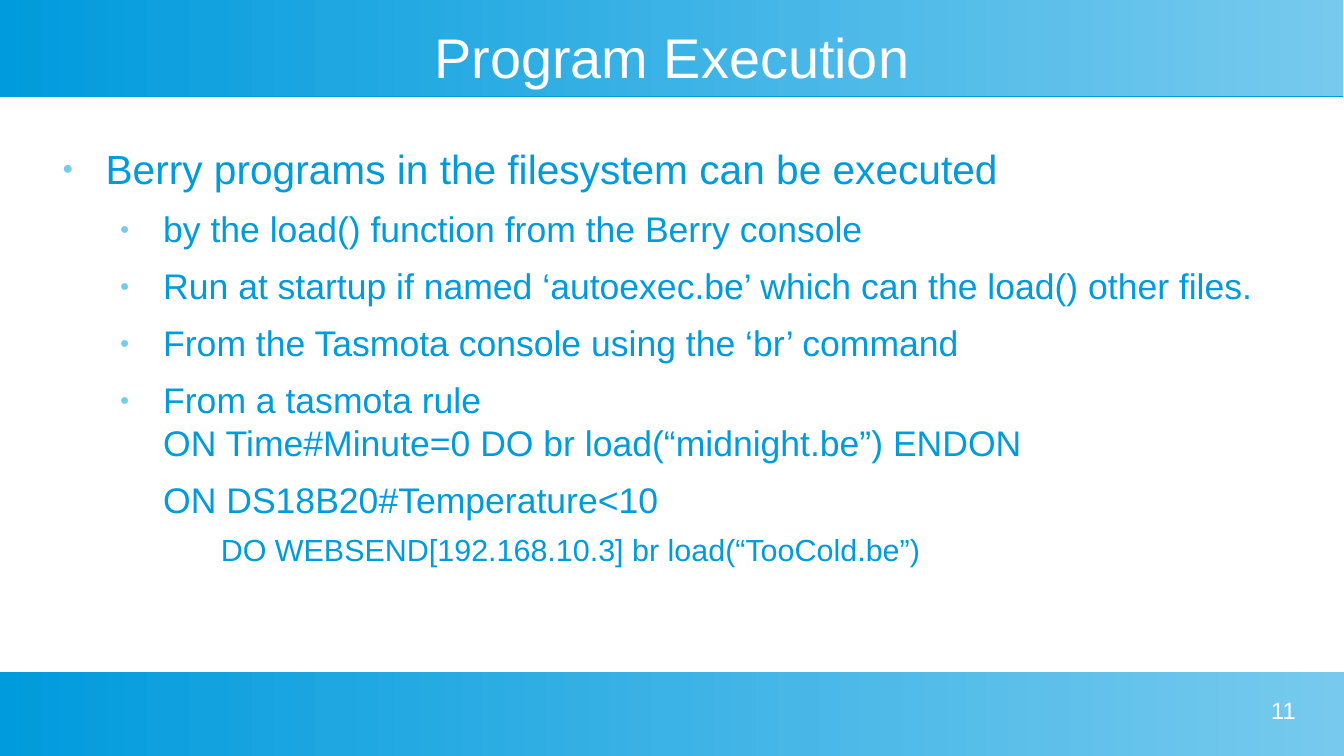
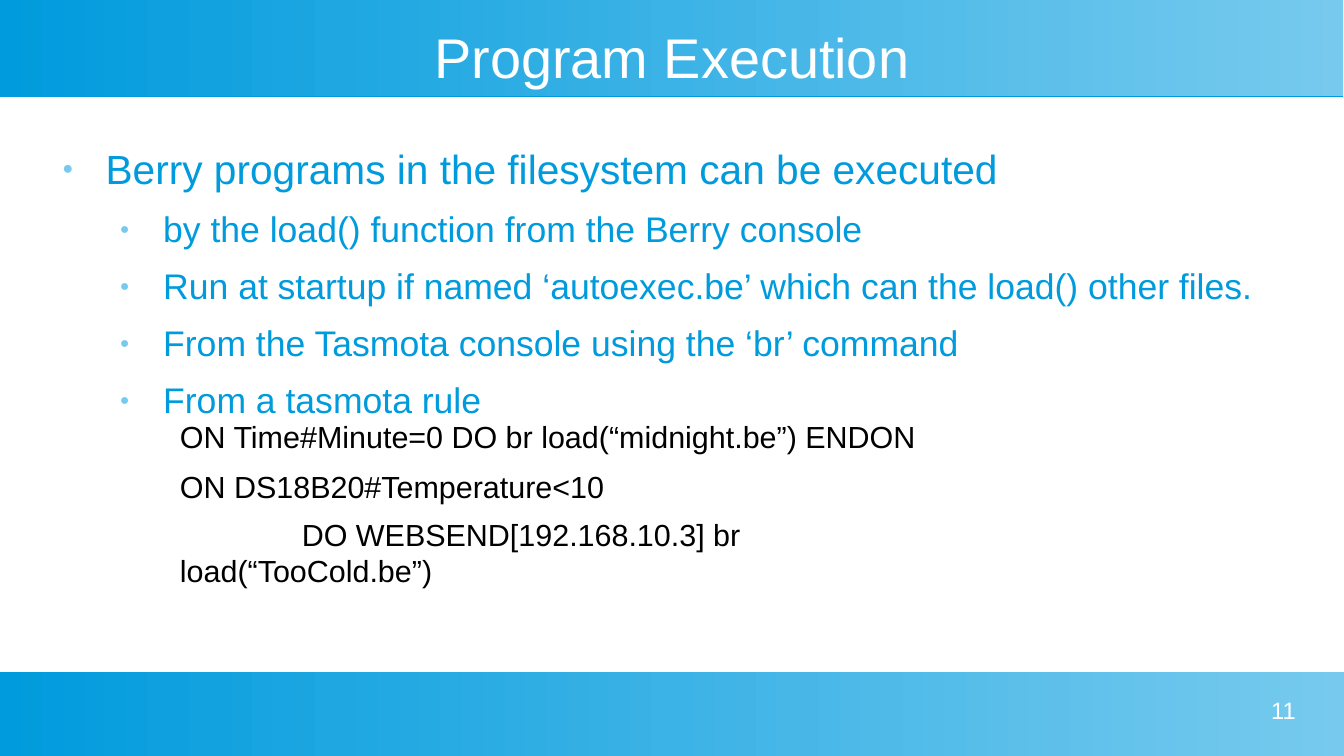
Before and after one commit to darrylb123/EO2024, a slide deck: slide 11 of EO2024-Tasmota+Berry.odp. Drawn at 1344x756 pixels with LibreOffice and Linux fonts; fonts in the diff are those of the drawing. Boxes give left, top, right and bottom in pixels: in the first picture for what was removed or moved away, otherwise in the second. Text is boxed around its words. In the diff, an @@ line names an element or a change of style, - is before the commit and + after.

```diff
--- a/EO2024-Tasmota+Berry.odp
+++ b/EO2024-Tasmota+Berry.odp
@@ text at (163, 387, 481, 414): text changed @@
-  ● From a tasmota rule
-    ON Time#Minute=0 DO br load(“midnight.be”) ENDON
-  ON DS18B20#Temperature<10
-    DO WEBSEND[192.168.10.3] br load(“TooCold.be”)
+  ● From a tasmota rule
@@ text added at (180, 426, 915, 588), 18 pt, text #000000 @@
+ON Time#Minute=0 DO br load(“midnight.be”) ENDON
+ON DS18B20#Temperature<10
+DO WEBSEND[192.168.10.3] br load(“TooCold.be”)
```
Also in this commit, not shown: 3 other slides changed, 5 slides added.
